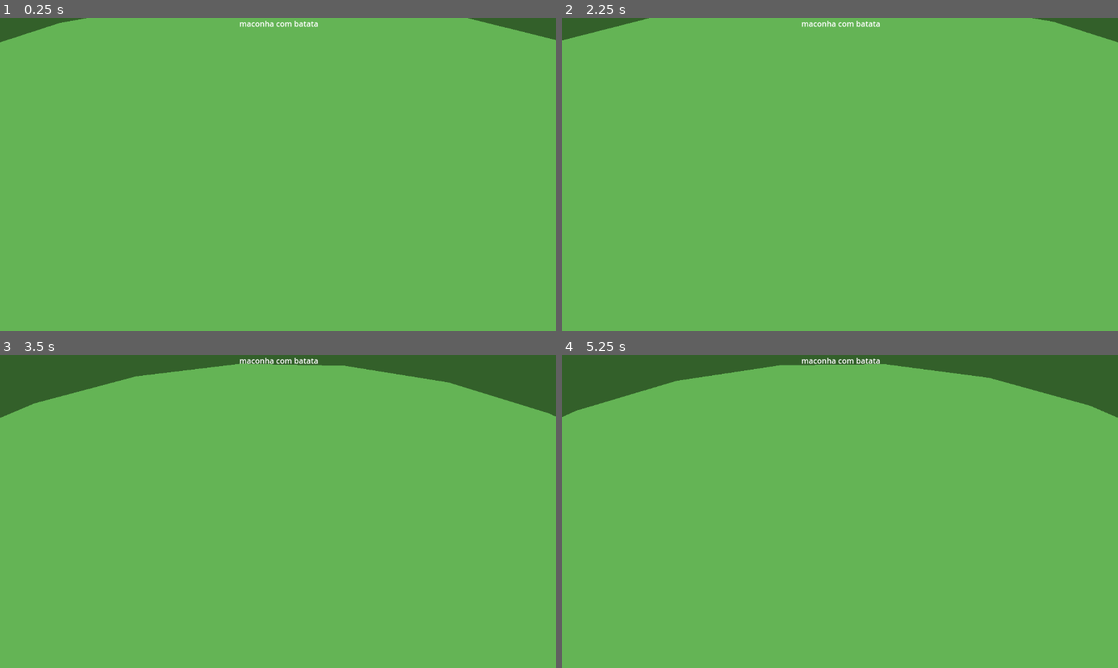
Above: before the commit, frames 1-4 (two rows, left to right).
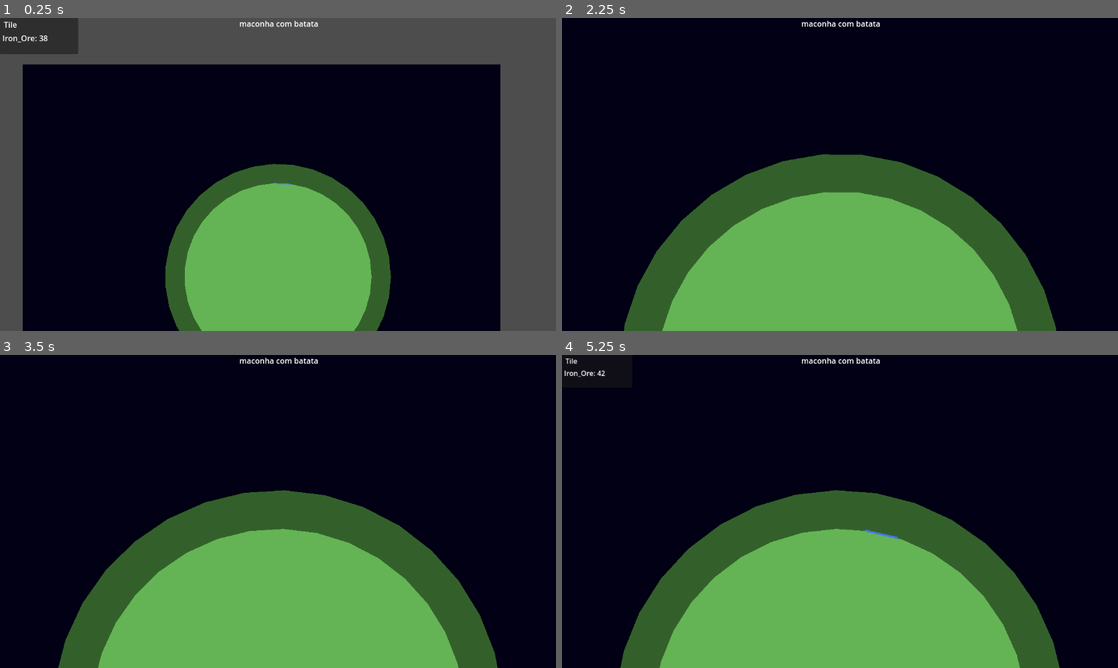
Above: after the commit, the same moments.

Repository: Hotdogomaster/No-Space-Left
Game: Godot game, scene res://Scenes/Main/main.tscn
Two runs of this game, one before a commit and one after it. Both use one fixed random seed, a clock stepped at 60 frames per second and the inputs below.
Inputs (mouse positions are in pixels of both pictures, inside the frame that each line leads up to):
- Up to frame 1 (0.25 s): no input
- Up to frame 2 (2.25 s): tap Enter at 0.5 s; move the mouse to (962, 158) at 0.52 s; press the mouse at (962, 158) at 0.53 s; hold D (Rotate_right) 0.53-1.28 s; move the mouse to (728, 190) at 1.27 s; release the mouse at (728, 190) at 1.28 s; hold A (Rotate_left) 1.28-2.03 s; right-click (728, 190) at 1.35 s; move the mouse to (895, 105) at 2.02 s; hold D (Rotate_right) from 2.03 s (still down); tap Mouse wheel up (Zoom_in) at 2.1 s
- Up to frame 3 (3.5 s): keep holding D (Rotate_right); move the mouse to (250, 574) at 2.77 s; tap Mouse wheel down (Zoom_out) at 2.85 s
- Up to frame 4 (5.25 s): move the mouse to (1006, 558) at 3.52 s; release D (Rotate_right) at 3.53 s; hold A (Rotate_left) from 3.53 s (still down); tap 1 at 3.6 s; move the mouse to (673, 464) at 4.27 s; tap 2 at 4.35 s; move the mouse to (867, 511) at 5.02 s; tap 3 at 5.1 s

The runs differ from the first frame. In frame 1, 87% of the frame differs, in the area x 0-100%, y 0-100%; in frame 2, 79%; in frame 3, 79%; in frame 4, 79%.

Commit message:
Camera micro changes
Mudanças leves no funcionamento da camera

Diff:
--- a/Scenes/Main/main.tscn
+++ b/Scenes/Main/main.tscn
@@ -19,7 +19,7 @@
 ore_distribution = Array[float]([18.0, 33.0])
 global_richness = 0.8
 starchart_position = Vector2(0, 0)
-planet_size = 45
+planet_size = 35
 
 [sub_resource type="LabelSettings" id="LabelSettings_0okpa"]
 font_size = 12
@@ -61,10 +61,12 @@
 color = Color(0.395113, 0.706311, 0.335977, 1)
 antialiased = true
 
-[node name="Camera2D" type="Camera2D" parent="."]
-position = Vector2(576, 150)
-zoom = Vector2(3, 3)
+[node name="Camera2D" type="Camera2D" parent="." node_paths=PackedStringArray("planet")]
+position = Vector2(576, 650)
+offset = Vector2(0, -100)
+zoom = Vector2(0.4, 0.4)
 script = ExtResource("4_mqgaq")
+planet = NodePath("../Virtual Planet")
 
 [node name="CanvasLayer" type="CanvasLayer" parent="."]
 
--- a/Scripts/Objects/Camera.gd
+++ b/Scripts/Objects/Camera.gd
@@ -7,11 +7,15 @@
 @export var min_zoom: float = 0.8
 @export var max_zoom: float = 3.0
 
+@export var planet: VirtualPlanet
+
 # Variável para armazenar o zoom que desejamos alcançar
 var target_zoom: Vector2
 
 func _ready() -> void:
 	target_zoom = zoom
+	var radius = (planet.planet.planet_size * planet.face_size)/ TAU
+	position.y = planet.position.y - radius + 55
 
 func _process(delta: float) -> void:
 	handle_input()
